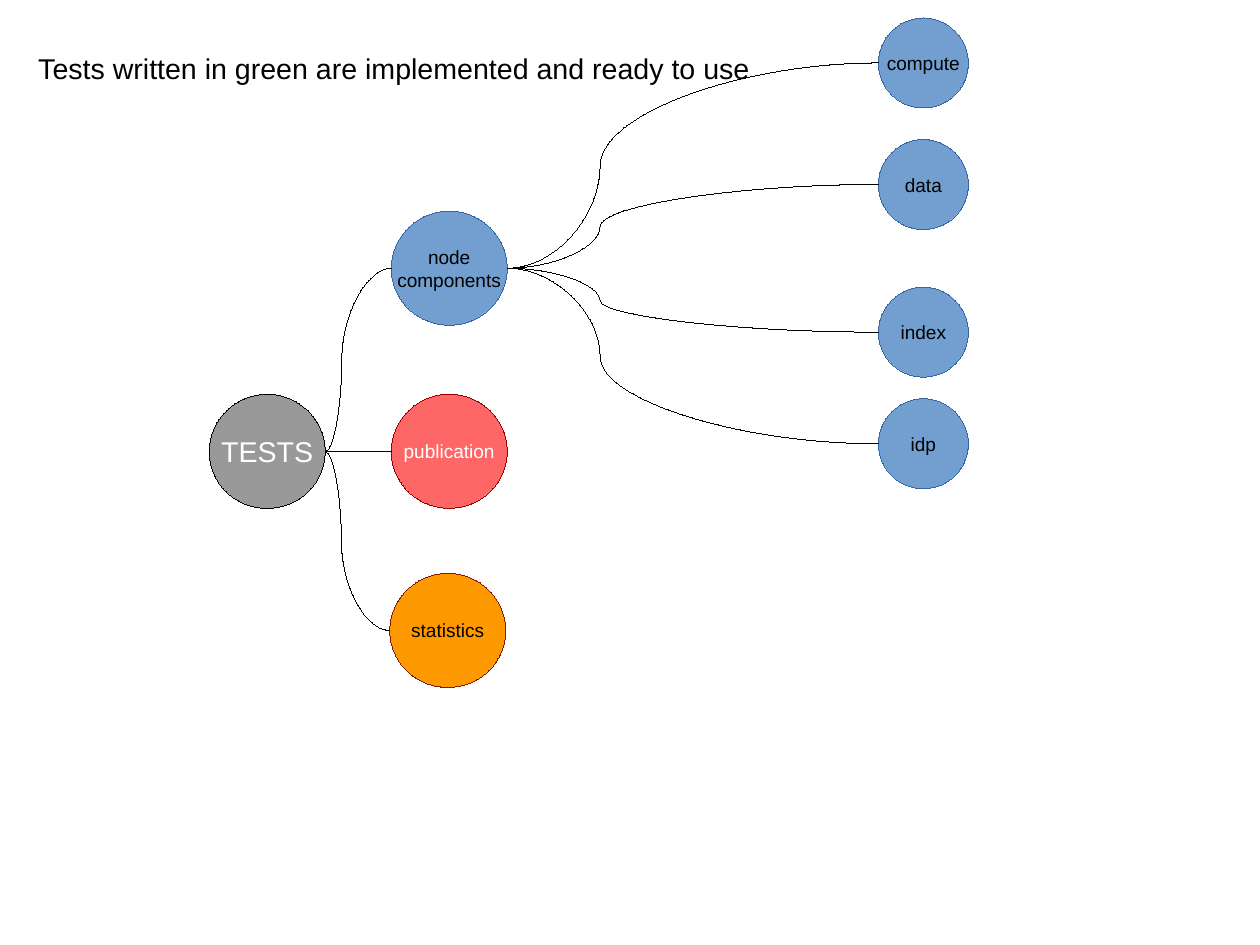
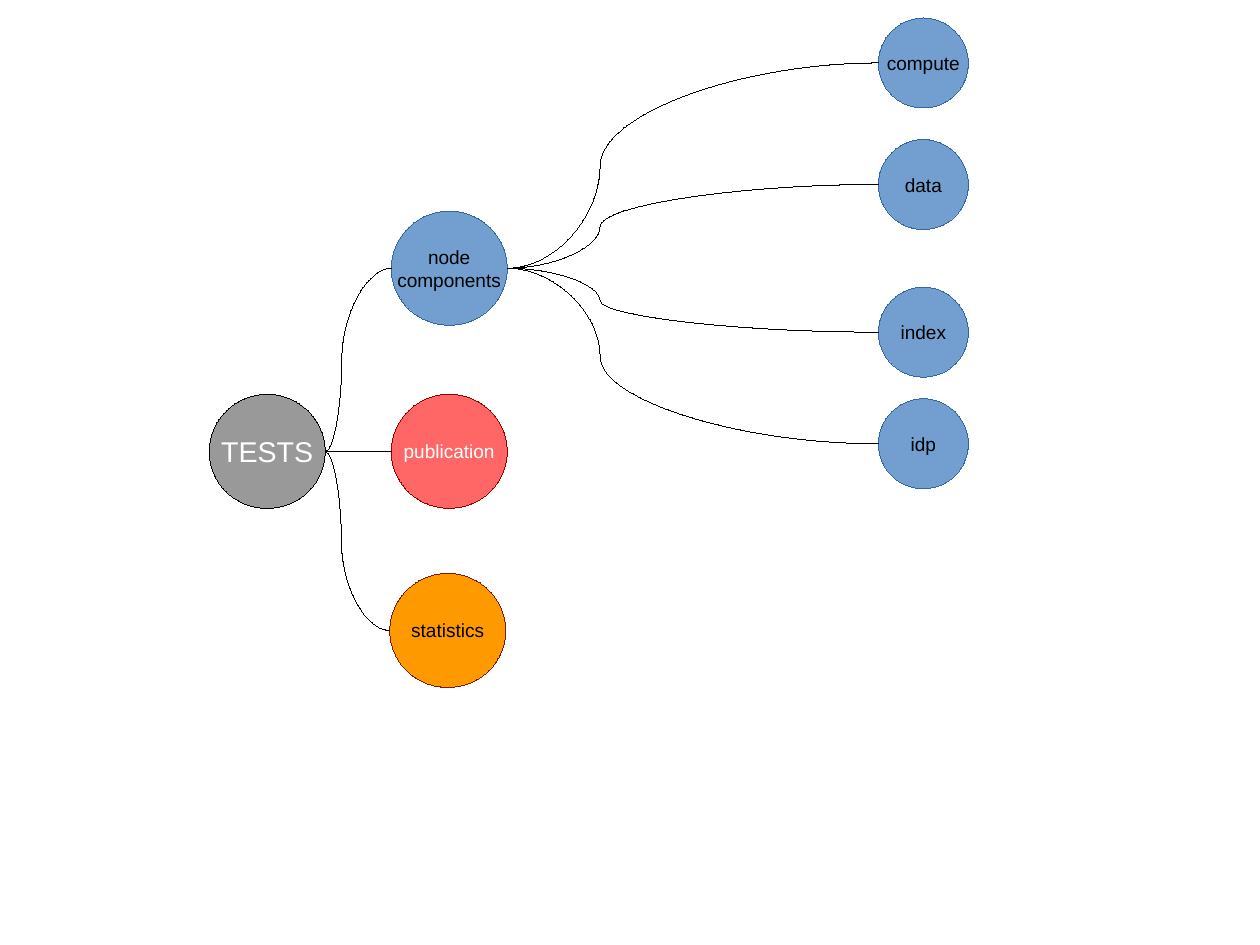
Before and after one commit to ESGF/esgf-test-suite, a slide deck: slide 1 of esgf-test-suite/doc/test_plan.odp. Drawn at 1260x945 pixels with LibreOffice and Linux fonts; fonts in the diff are those of the drawing. Boxes give left, top, right and bottom in pixels: in the first picture for what was removed or moved away, otherwise in the second. Text is boxed around its words. In the diff, an @@ line names an element or a change of style, - is before the commit and + after.

```diff
--- a/esgf-test-suite/doc/test_plan.odp
+++ b/esgf-test-suite/doc/test_plan.odp
@@ text removed at bbox=[38, 58, 749, 85] @@
-Tests written in green are implemented and ready to use
```
Also in this commit, not shown: 1 other slide changed, 1 other file.
